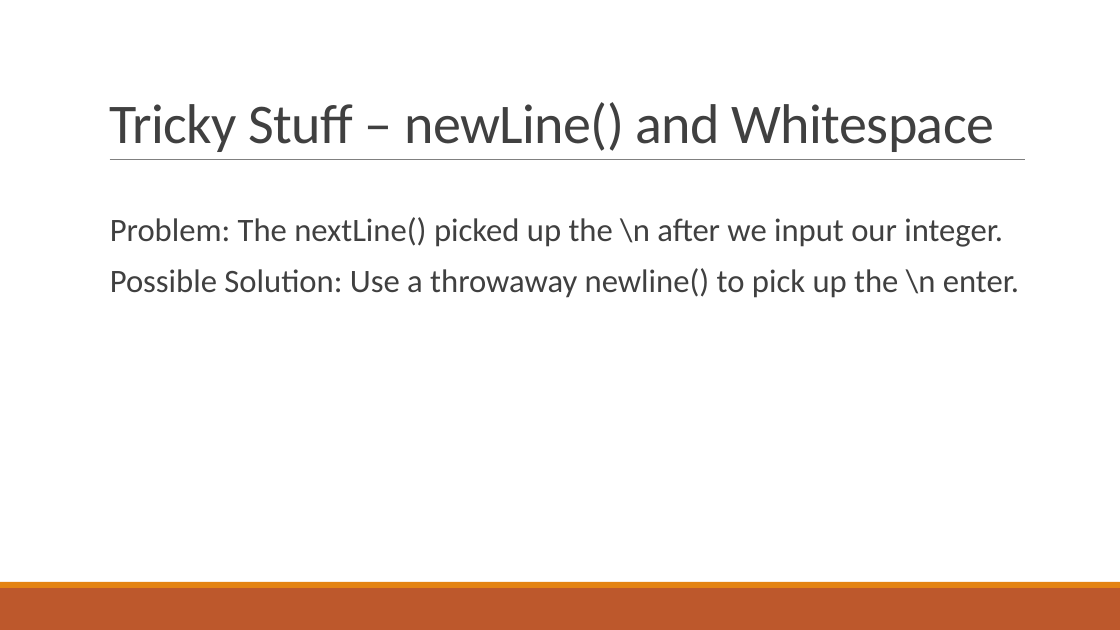
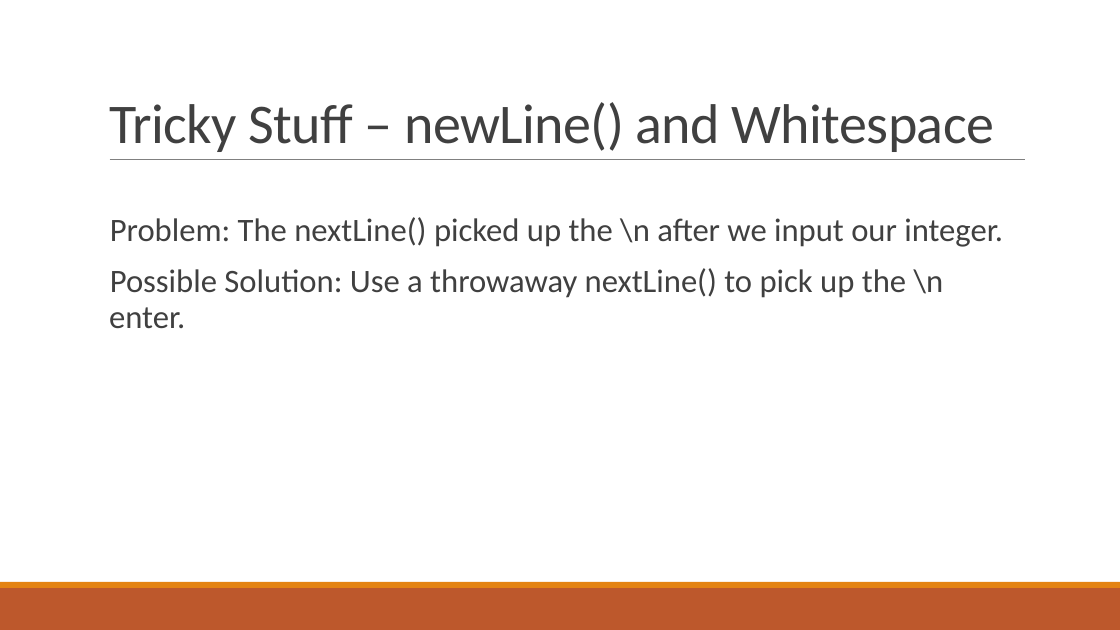
Before and after one commit to thewangclass/apcsa-curriculum, a slide deck: slide 45 of 01_Unit/PowerPoints/06_UserInput.pptx. Drawn at 1120x630 pixels with LibreOffice and Linux fonts; fonts in the diff are those of the drawing. Boxes give left, top, right and bottom in pixels: in the first picture for what was removed or moved away, otherwise in the second. Text is boxed around its words. In the diff, an @@ line names an element or a change of style, - is before the commit and + after.

```diff
--- a/01_Unit/PowerPoints/06_UserInput.pptx
+++ b/01_Unit/PowerPoints/06_UserInput.pptx
@@ text at box(109, 268, 944, 329): text changed @@
-  Possible Solution: Use a throwaway newline() to pick up the \n enter.
+  Possible Solution: Use a throwaway nextLine() to pick up the \n enter.
```
Also in this commit, not shown: 7 other slides changed, 7 other files.
